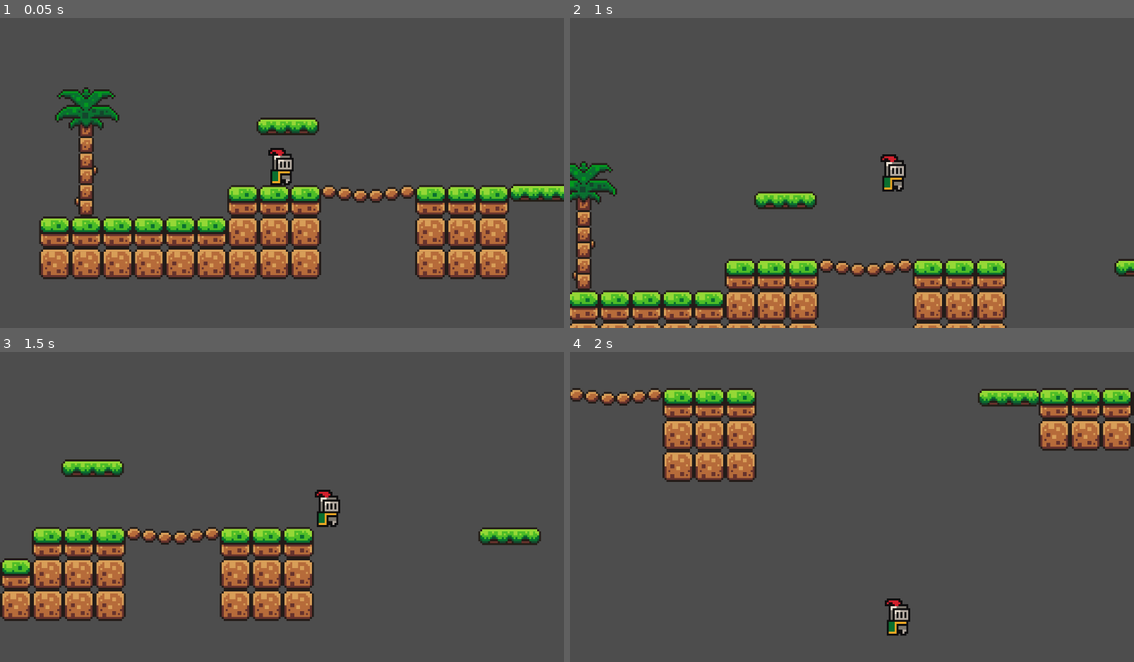
Above: before the commit, frames 1-4 (two rows, left to right).
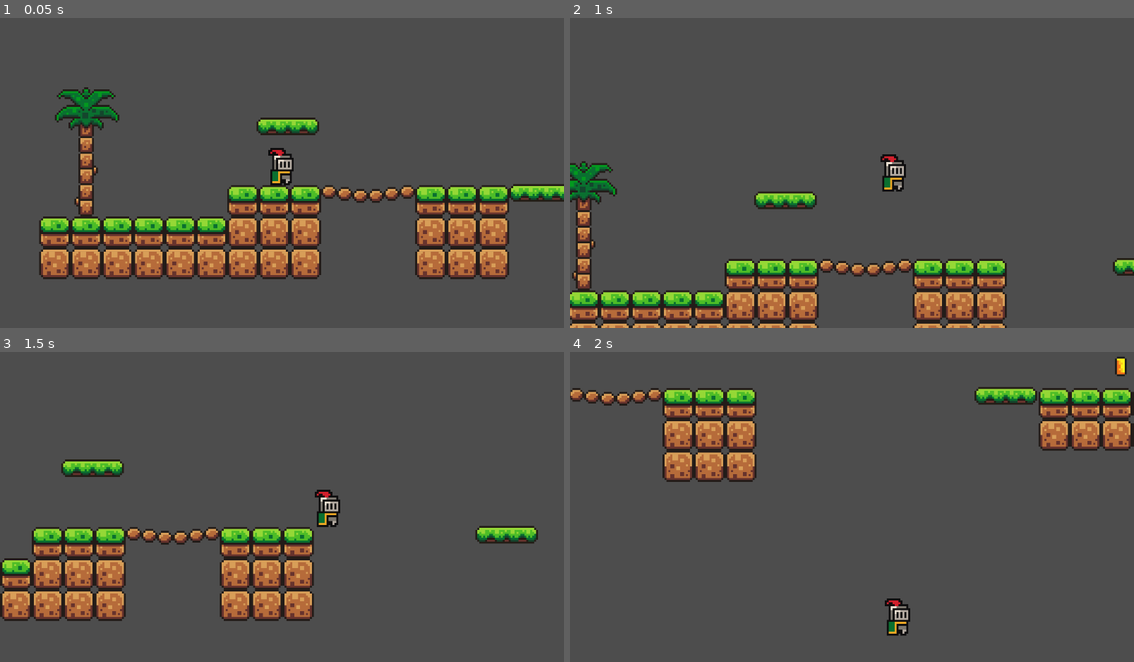
Above: after the commit, the same moments.

Repository: lgraham076/platformer
Game: Godot game, scene res://scenes/game.tscn
Same seed, same stepped clock (60 frames per second), same inputs: the game is played once before the commit and once after it.
Inputs:
- Up to frame 1 (0.05 s): no input
- Up to frame 2 (1 s): tap Enter (ui_accept) at 0.5, 0.77 s; hold Right (ui_right) from 0.53 s (still down)
- Up to frame 3 (1.5 s): keep holding Right (ui_right)
- Up to frame 4 (2 s): keep holding Right (ui_right); tap Enter (ui_accept) at 1.52 s

Frame 1 is identical in both runs. In frame 2, 0.1% of the frame differs, in the area x 96-100%, y 77-84%; in frame 3, 0.5%; in frame 4, 0.6%, in the area x 71-99%, y 1-18%.

Commit message:
Added coin collection

Diff:
--- /dev/null
+++ b/scenes/coin.gd
@@ -0,0 +1,15 @@
+extends Area2D
+
+
+# Called when the node enters the scene tree for the first time.
+func _ready() -> void:
+	pass # Replace with function body.
+
+
+# Called every frame. 'delta' is the elapsed time since the previous frame.
+func _process(delta: float) -> void:
+	pass
+
+
+func _on_body_entered(body: Node2D) -> void:
+	queue_free()
--- /dev/null
+++ b/scenes/coin.tscn
@@ -0,0 +1,114 @@
+[gd_scene load_steps=17 format=3 uid="uid://dhsrcsmbv8tuj"]
+
+[ext_resource type="Texture2D" uid="uid://deb8dksbvqycd" path="res://assets/sprites/coin.png" id="1_0g36y"]
+[ext_resource type="Script" path="res://scenes/coin.gd" id="1_1pyhp"]
+
+[sub_resource type="AtlasTexture" id="AtlasTexture_c1urw"]
+atlas = ExtResource("1_0g36y")
+region = Rect2(0, 0, 16, 16)
+
+[sub_resource type="AtlasTexture" id="AtlasTexture_ybnpt"]
+atlas = ExtResource("1_0g36y")
+region = Rect2(16, 0, 16, 16)
+
+[sub_resource type="AtlasTexture" id="AtlasTexture_ghkpv"]
+atlas = ExtResource("1_0g36y")
+region = Rect2(32, 0, 16, 16)
+
+[sub_resource type="AtlasTexture" id="AtlasTexture_akmxf"]
+atlas = ExtResource("1_0g36y")
+region = Rect2(48, 0, 16, 16)
+
+[sub_resource type="AtlasTexture" id="AtlasTexture_uk8be"]
+atlas = ExtResource("1_0g36y")
+region = Rect2(64, 0, 16, 16)
+
+[sub_resource type="AtlasTexture" id="AtlasTexture_op6kk"]
+atlas = ExtResource("1_0g36y")
+region = Rect2(80, 0, 16, 16)
+
+[sub_resource type="AtlasTexture" id="AtlasTexture_lvoq7"]
+atlas = ExtResource("1_0g36y")
+region = Rect2(96, 0, 16, 16)
+
+[sub_resource type="AtlasTexture" id="AtlasTexture_qyve2"]
+atlas = ExtResource("1_0g36y")
+region = Rect2(112, 0, 16, 16)
+
+[sub_resource type="AtlasTexture" id="AtlasTexture_ru5d5"]
+atlas = ExtResource("1_0g36y")
+region = Rect2(128, 0, 16, 16)
+
+[sub_resource type="AtlasTexture" id="AtlasTexture_r5sdd"]
+atlas = ExtResource("1_0g36y")
+region = Rect2(144, 0, 16, 16)
+
+[sub_resource type="AtlasTexture" id="AtlasTexture_31pgu"]
+atlas = ExtResource("1_0g36y")
+region = Rect2(160, 0, 16, 16)
+
+[sub_resource type="AtlasTexture" id="AtlasTexture_l8gjg"]
+atlas = ExtResource("1_0g36y")
+region = Rect2(176, 0, 16, 16)
+
+[sub_resource type="SpriteFrames" id="SpriteFrames_agb4e"]
+animations = [{
+"frames": [{
+"duration": 1.0,
+"texture": SubResource("AtlasTexture_c1urw")
+}, {
+"duration": 1.0,
+"texture": SubResource("AtlasTexture_ybnpt")
+}, {
+"duration": 1.0,
+"texture": SubResource("AtlasTexture_ghkpv")
+}, {
+"duration": 1.0,
+"texture": SubResource("AtlasTexture_akmxf")
+}, {
+"duration": 1.0,
+"texture": SubResource("AtlasTexture_uk8be")
+}, {
+"duration": 1.0,
+"texture": SubResource("AtlasTexture_op6kk")
+}, {
+"duration": 1.0,
+"texture": SubResource("AtlasTexture_lvoq7")
+}, {
+"duration": 1.0,
+"texture": SubResource("AtlasTexture_qyve2")
+}, {
+"duration": 1.0,
+"texture": SubResource("AtlasTexture_ru5d5")
+}, {
+"duration": 1.0,
+"texture": SubResource("AtlasTexture_r5sdd")
+}, {
+"duration": 1.0,
+"texture": SubResource("AtlasTexture_31pgu")
+}, {
+"duration": 1.0,
+"texture": SubResource("AtlasTexture_l8gjg")
+}],
+"loop": true,
+"name": &"default",
+"speed": 5.0
+}]
+
+[sub_resource type="CircleShape2D" id="CircleShape2D_h30dc"]
+radius = 5.0
+
+[node name="Coin" type="Area2D"]
+collision_mask = 2
+script = ExtResource("1_1pyhp")
+
+[node name="AnimatedSprite2D" type="AnimatedSprite2D" parent="."]
+sprite_frames = SubResource("SpriteFrames_agb4e")
+autoplay = "default"
+frame = 6
+frame_progress = 0.20651
+
+[node name="CollisionShape2D" type="CollisionShape2D" parent="."]
+shape = SubResource("CircleShape2D_h30dc")
+
+[connection signal="body_entered" from="." to="." method="_on_body_entered"]
--- a/scenes/game.tscn
+++ b/scenes/game.tscn
@@ -1,8 +1,9 @@
-[gd_scene load_steps=9 format=3 uid="uid://bfpi3k00alc3c"]
+[gd_scene load_steps=10 format=3 uid="uid://bfpi3k00alc3c"]
 
 [ext_resource type="PackedScene" uid="uid://chr5ee5toumje" path="res://scenes/player.tscn" id="1_6lgpq"]
 [ext_resource type="Texture2D" uid="uid://8mnnpg2w5t5l" path="res://assets/sprites/world_tileset.png" id="2_gsm43"]
 [ext_resource type="PackedScene" uid="uid://dhuc08qucmd1r" path="res://scenes/platform.tscn" id="3_y7jok"]
+[ext_resource type="PackedScene" uid="uid://dhsrcsmbv8tuj" path="res://scenes/coin.tscn" id="4_v0gny"]
 
 [sub_resource type="TileSetAtlasSource" id="TileSetAtlasSource_yrck5"]
 texture = ExtResource("2_gsm43")
@@ -181,10 +182,10 @@
 tracks/0/interp = 1
 tracks/0/loop_wrap = true
 tracks/0/keys = {
-"times": PackedFloat32Array(0, 1.96667),
+"times": PackedFloat32Array(0, 2),
 "transitions": PackedFloat32Array(1, 1),
 "update": 0,
-"values": [Vector2(319, 276), Vector2(433, 277)]
+"values": [Vector2(319, 276), Vector2(433, 276)]
 }
 
 [sub_resource type="Animation" id="Animation_d8i5p"]
@@ -235,3 +236,6 @@
 
 [node name="Platform2" parent="." instance=ExtResource("3_y7jok")]
 position = Vector2(191, 242)
+
+[node name="Coin" parent="." instance=ExtResource("4_v0gny")]
+position = Vector2(490, 261)
--- a/scenes/player.tscn
+++ b/scenes/player.tscn
@@ -44,6 +44,7 @@
 
 [node name="Player" type="CharacterBody2D"]
 z_index = 20
+collision_layer = 2
 script = ExtResource("1_4fach")
 
 [node name="AnimatedSprite2D" type="AnimatedSprite2D" parent="."]
@@ -51,7 +52,7 @@
 sprite_frames = SubResource("SpriteFrames_onewc")
 animation = &"Idle"
 autoplay = "Idle"
-frame_progress = 0.400316
+frame_progress = 0.0168311
 
 [node name="CollisionShape2D" type="CollisionShape2D" parent="."]
 position = Vector2(-1.5, -7.5)
